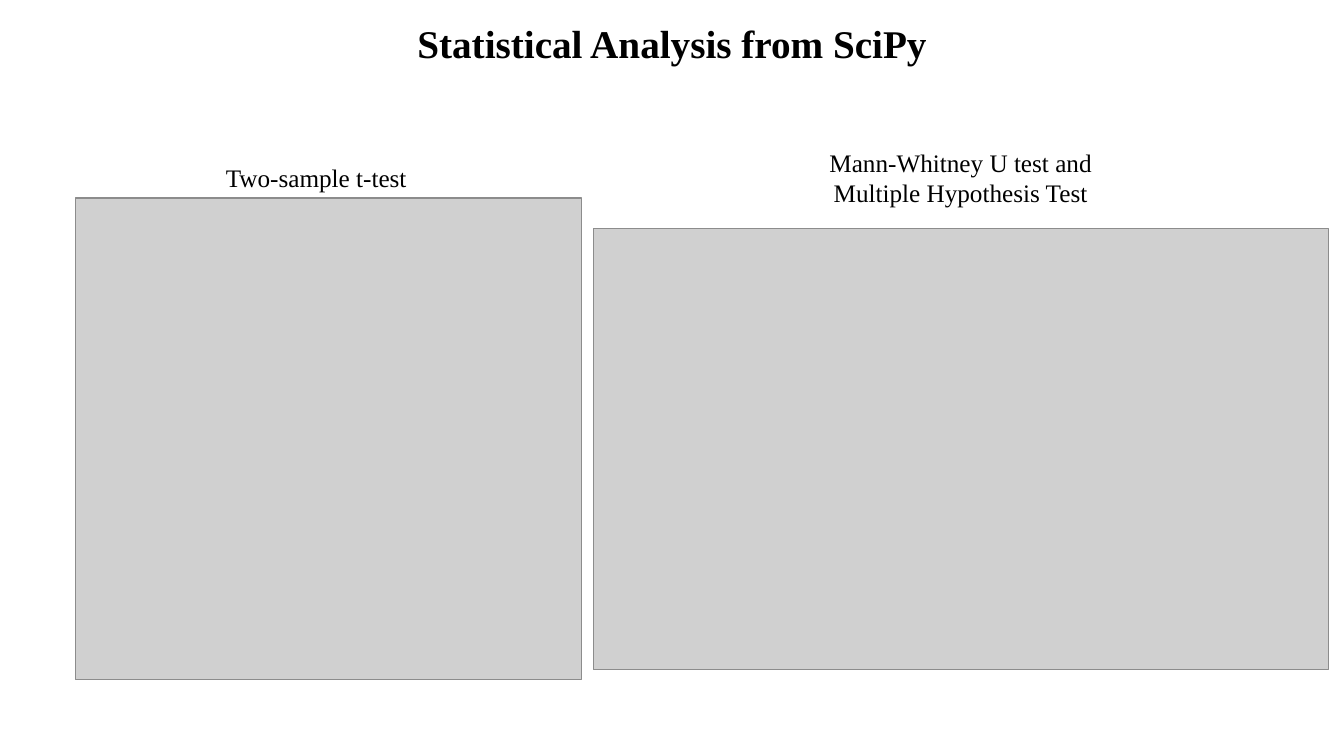
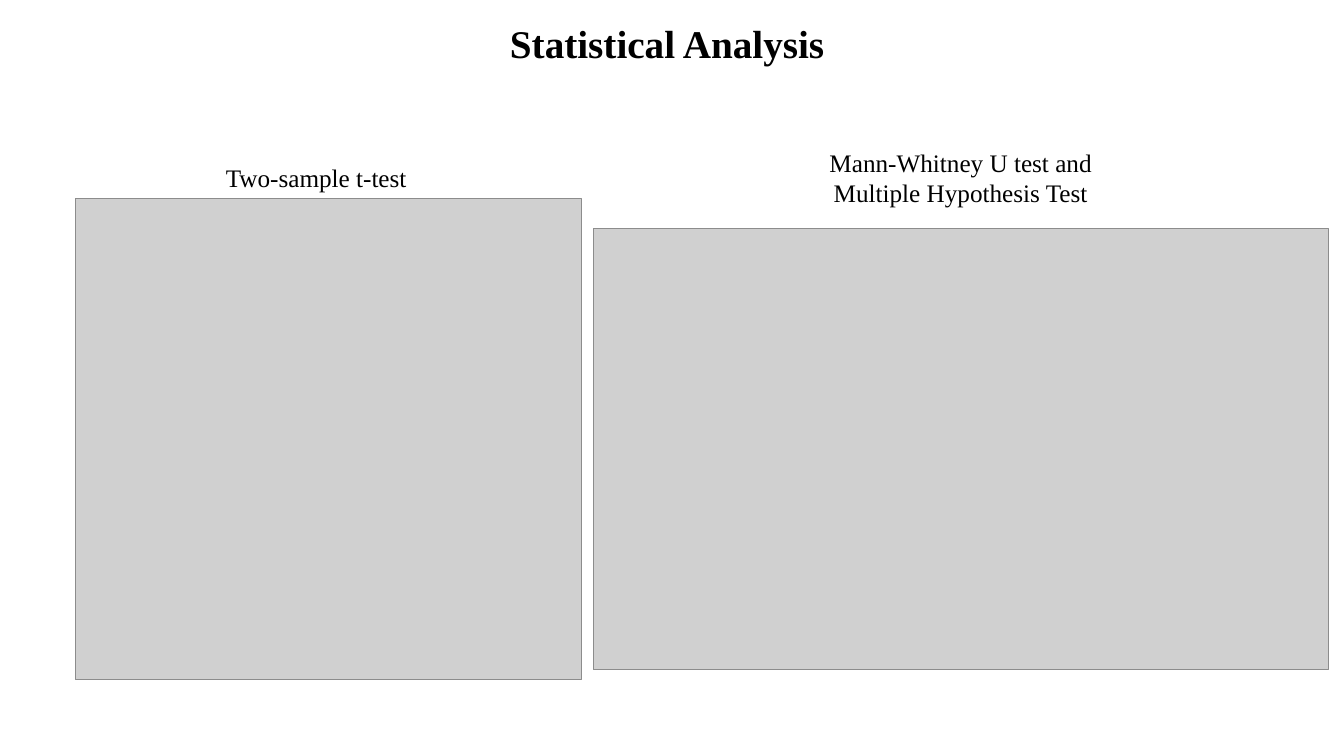
Before and after one commit to MichiganDataScienceTeam/W26-MDST-Project_Heart-Failure-Survival-Analysis, a slide deck: slide 8 of slides/Final Presentation.pptx (slide 10 before the commit). Drawn at 1344x756 pixels with LibreOffice and Linux fonts; fonts in the diff are those of the drawing; grey boxes stand for pictures. Boxes give left, top, right and bottom in pixels: in the first picture for what was removed or moved away, otherwise in the second. Text is boxed around its words. In the diff, an @@ line names an element or a change of style, - is before the commit and + after.

```diff
--- a/slides/Final Presentation.pptx
+++ b/slides/Final Presentation.pptx
@@ text at <box>510,30,824,65</box>: text changed @@
-Statistical Analysis from SciPy
+Statistical Analysis
```
Also in this commit, not shown: 9 other slides changed, 4 slides added, 4 slides removed.
